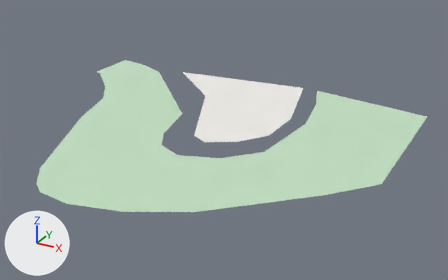
What one commit did to the glTF model white-model-six-districts/chunks/123_133_mid.glb.
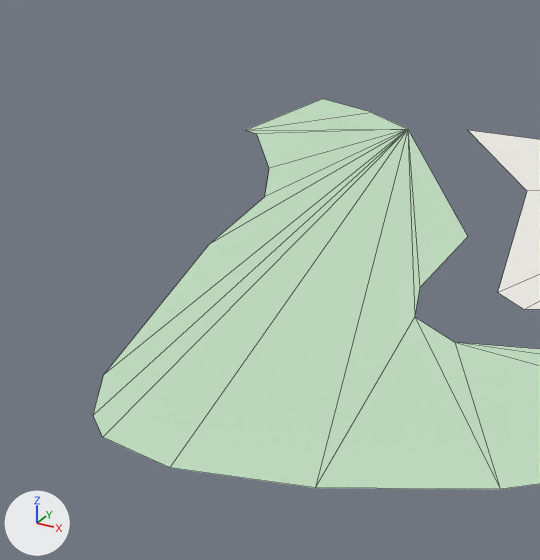
Each version is shown whole from a 50 mm camera at (2130.0, -16351.0, 299.0) aimed at (1795.0, -15742.0, -6.0), then close up on the part from 0% to 47% of the width and 8% to 86% of the height. Every picture has the same lights, and +X, +Y and +Z are marked at lower left. The last two pictures show the newer version. The close-ups show mesh edges as thin lines. Vertices at exactly the same position are counted once.
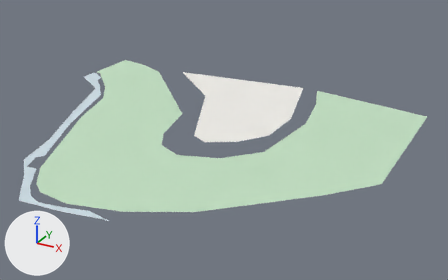
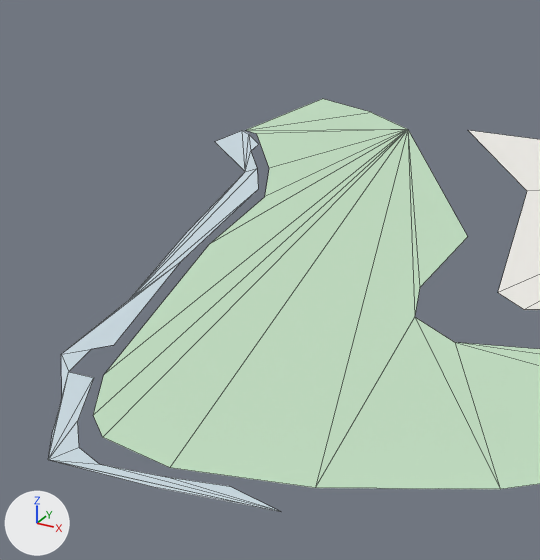
Boxes (x1, y1, x2, y2) around the edits, measured in the close-ups (540 x 560 px):
'Mesh_0', reshaped
    before: (93, 99, 540, 489)
    after: (48, 99, 540, 512)
part 1 of me_mesh_0, added
    after: (48, 131, 280, 512)

Patch to the scene script:
```diff
--- a/white-model-six-districts/chunks/123_133_mid.glb.py
+++ b/white-model-six-districts/chunks/123_133_mid.glb.py
@@ me_mesh_0 @@
 # used by ob_mesh_0; location = (0.0, 0.0, 0.0)
-me_mesh_0.from_pydata(...)  # 34 vertices, 30 faces; spans x 1500.0..2000.0, y -15967.0..-15539.0, z 4.0
+me_mesh_0.from_pydata(...)  # 61 vertices, 55 faces; spans x 1500.0..2000.0, y -15985.0..-15539.0, z 4.0
+# me_mesh_0 part 1: a new loose piece of 27 vertices spanning x 1500.0..1803.0, y -15985.0..-15628.0, z 4.0, in mat_material_0
 me_mesh_0.materials.append(mat_material_0)
```
